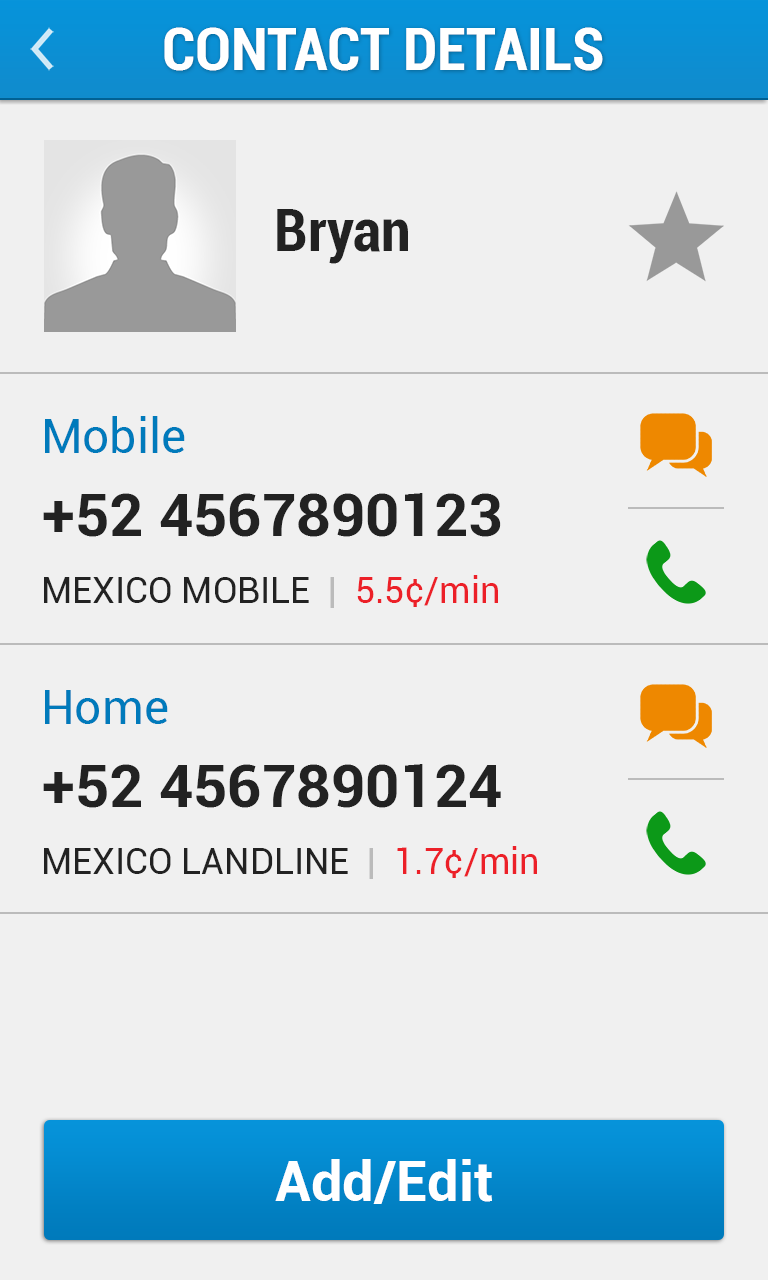
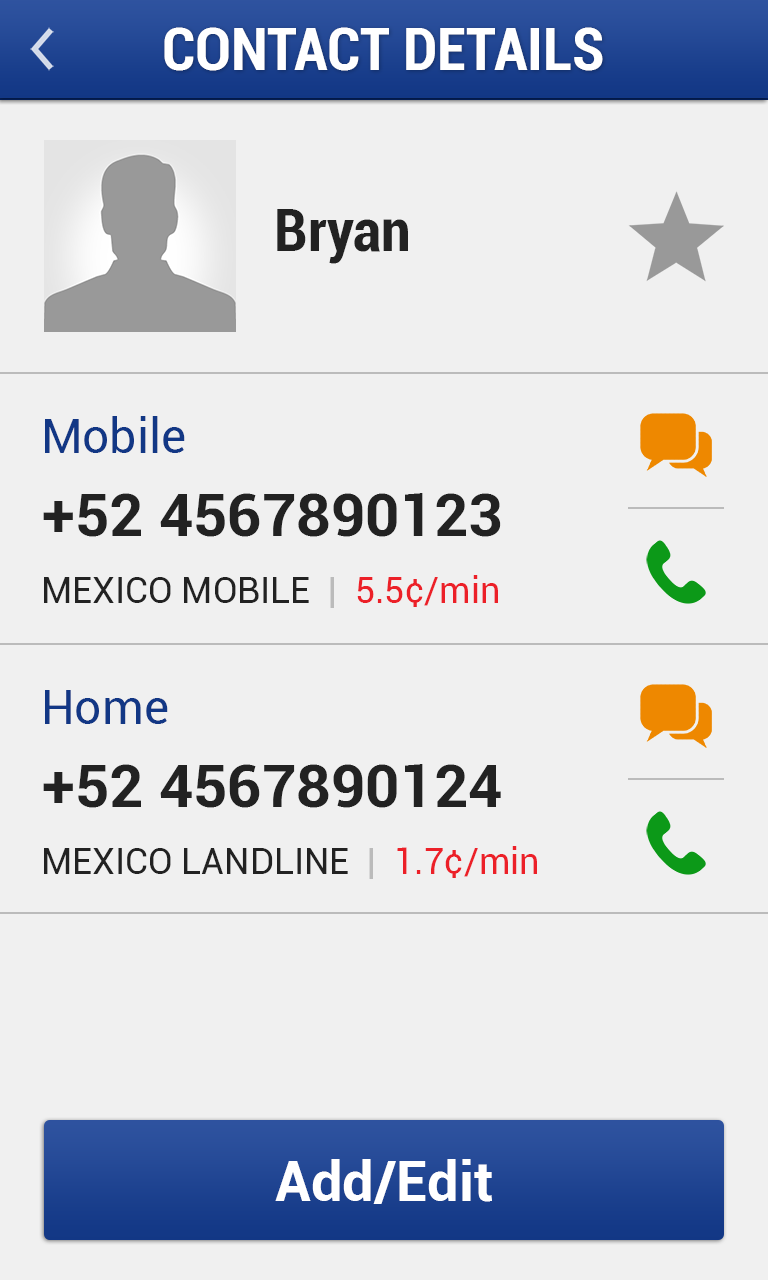
Comparing the layer stacks of the two 768px x 1280px images. Changes:
painted on "Mobile" over (x1=45, y1=416, x2=185, y2=453)
painted on "Home" over (x1=45, y1=690, x2=168, y2=724)
